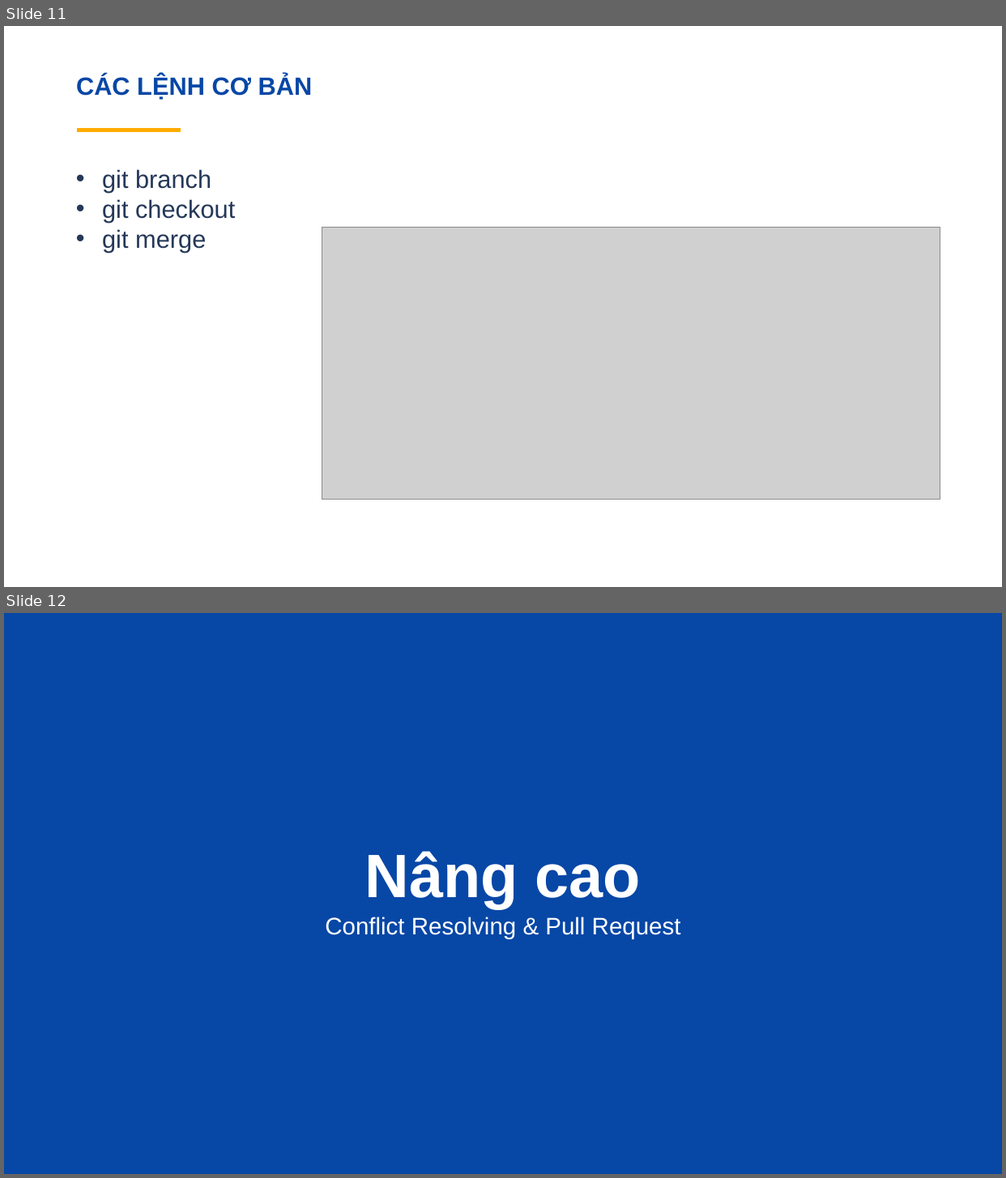
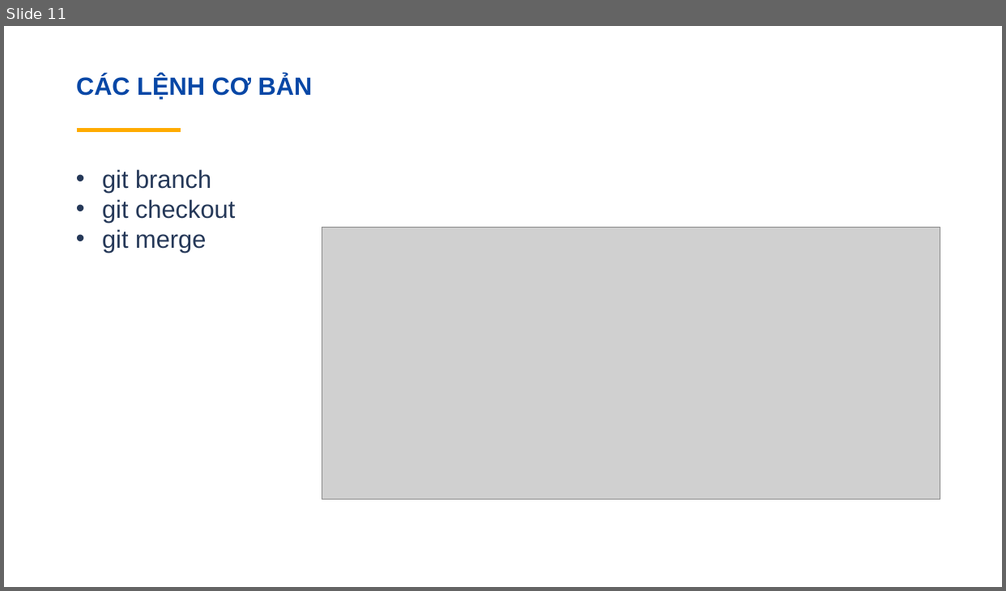
Before and after one commit to trannhutthien/textThietKeWeb, a slide deck: Git-presentation-16072017.pptx. Shown one above the other, each under a label of ours: slides 11 and 12 before the commit, slide 11 after it. The pictures are 1006x1178 and 1006x591 pixels, drawn with LibreOffice and Linux fonts; fonts in the diff are those of the drawing; grey boxes stand for pictures. Boxes give left, top, right and bottom in pixels: in the first picture for what was removed or moved away, otherwise in the second. Text is boxed around its words. In the diff, an @@ line names an element or a change of style, - is before the commit and + after.

```diff
--- a/Git-presentation-16072017.pptx
+++ b/Git-presentation-16072017.pptx
@@ slide 12 removed at [4, 613, 1002, 1174], background #0747A6 @@
@@ text removed at [365, 851, 641, 909] @@
-Nâng cao
@@ text removed at [325, 917, 681, 939] @@
-Conflict Resolving & Pull Request
```
Also in this commit, not shown: 4 slides changed, 1 other slide removed, 2 other files.
